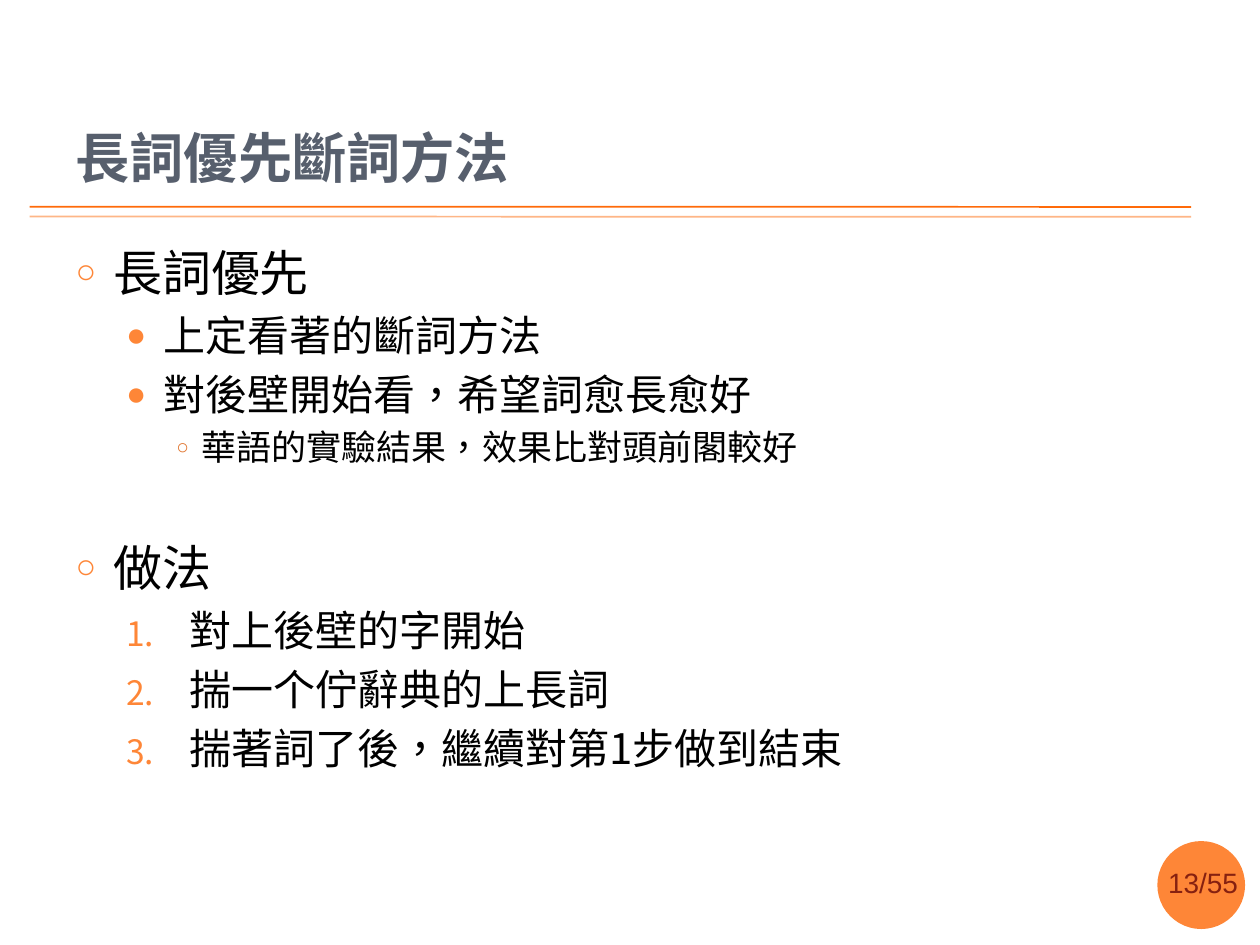
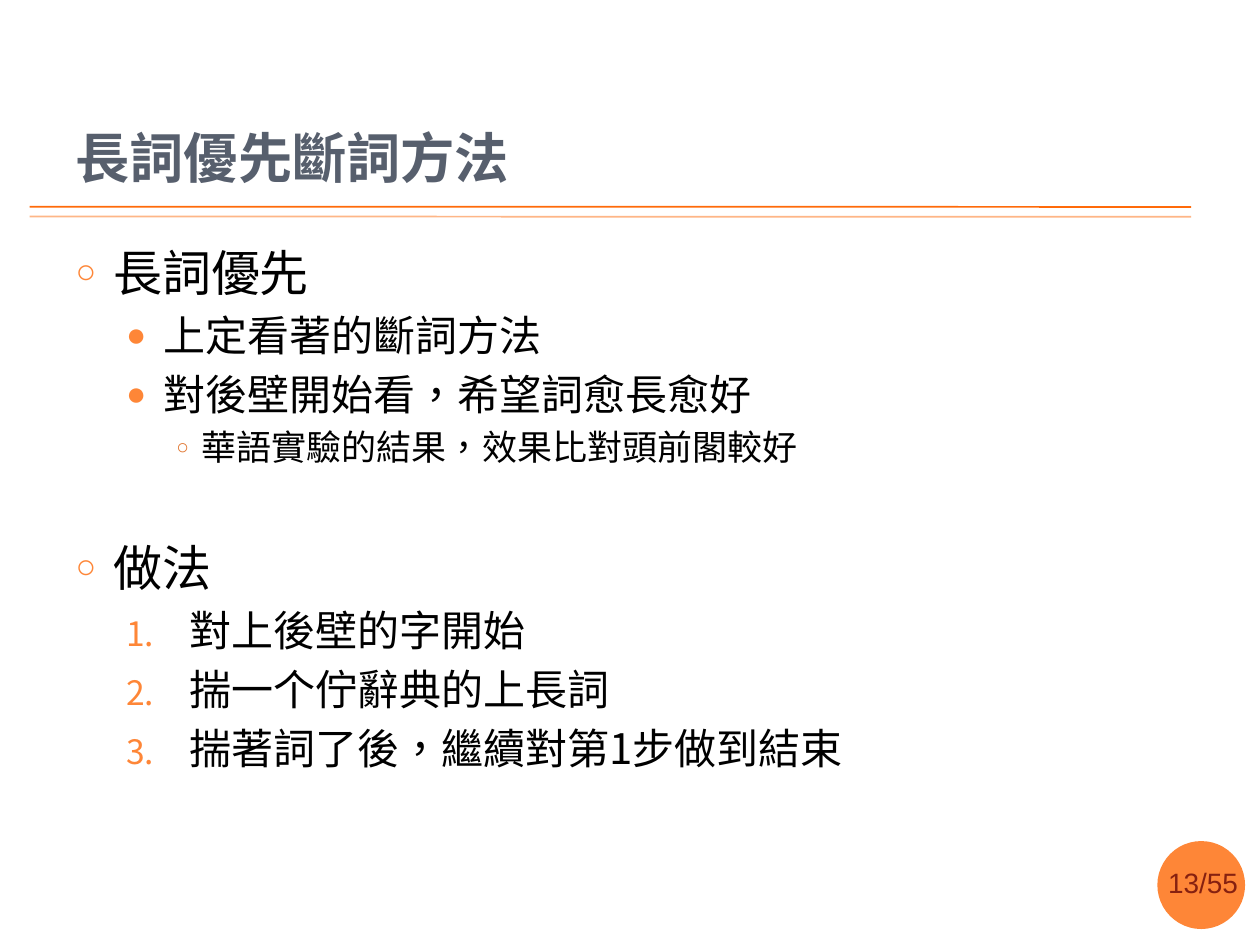
Before and after one commit to sih4sing5hong5/po3-ko3_tau5-iann2-phinn3, a slide deck: slide 13 of 翻譯報告.pptx. Drawn at 1260x945 pixels with LibreOffice and Linux fonts; fonts in the diff are those of the drawing; background and template pictures are left out. Boxes give left, top, right and bottom in pixels: in the first picture for what was removed or moved away, otherwise in the second. Text is boxed around its words. In the diff, an @@ line names an element or a change of style, - is before the commit and + after.

```diff
--- a/翻譯報告.pptx
+++ b/翻譯報告.pptx
@@ text at [202,430,798,463]: text changed @@
-    ○ 華語的實驗結果，效果比對頭前閣較好
+    ○ 華語實驗的結果，效果比對頭前閣較好
```
Also in this commit, not shown: 10 other slides changed, 1 slide removed.
